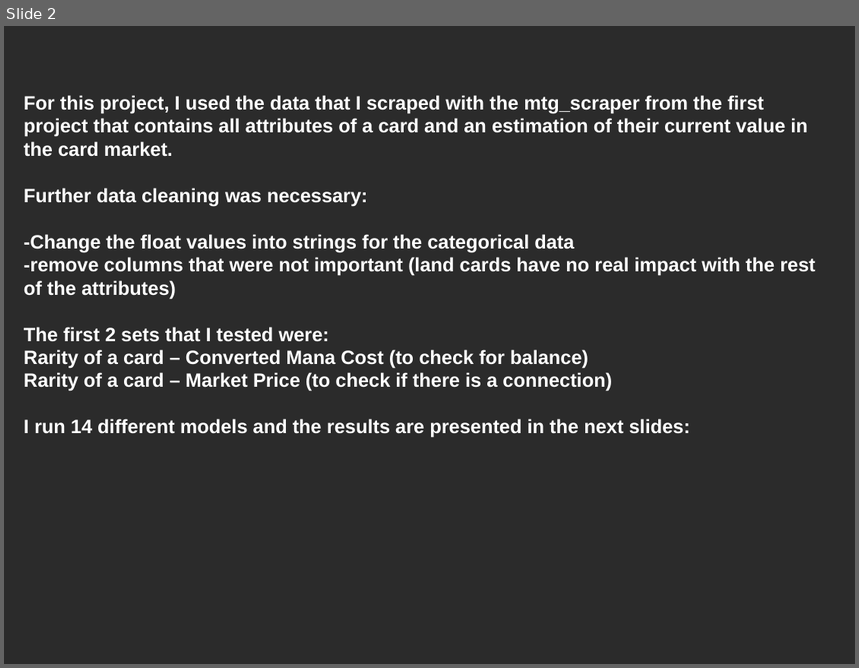
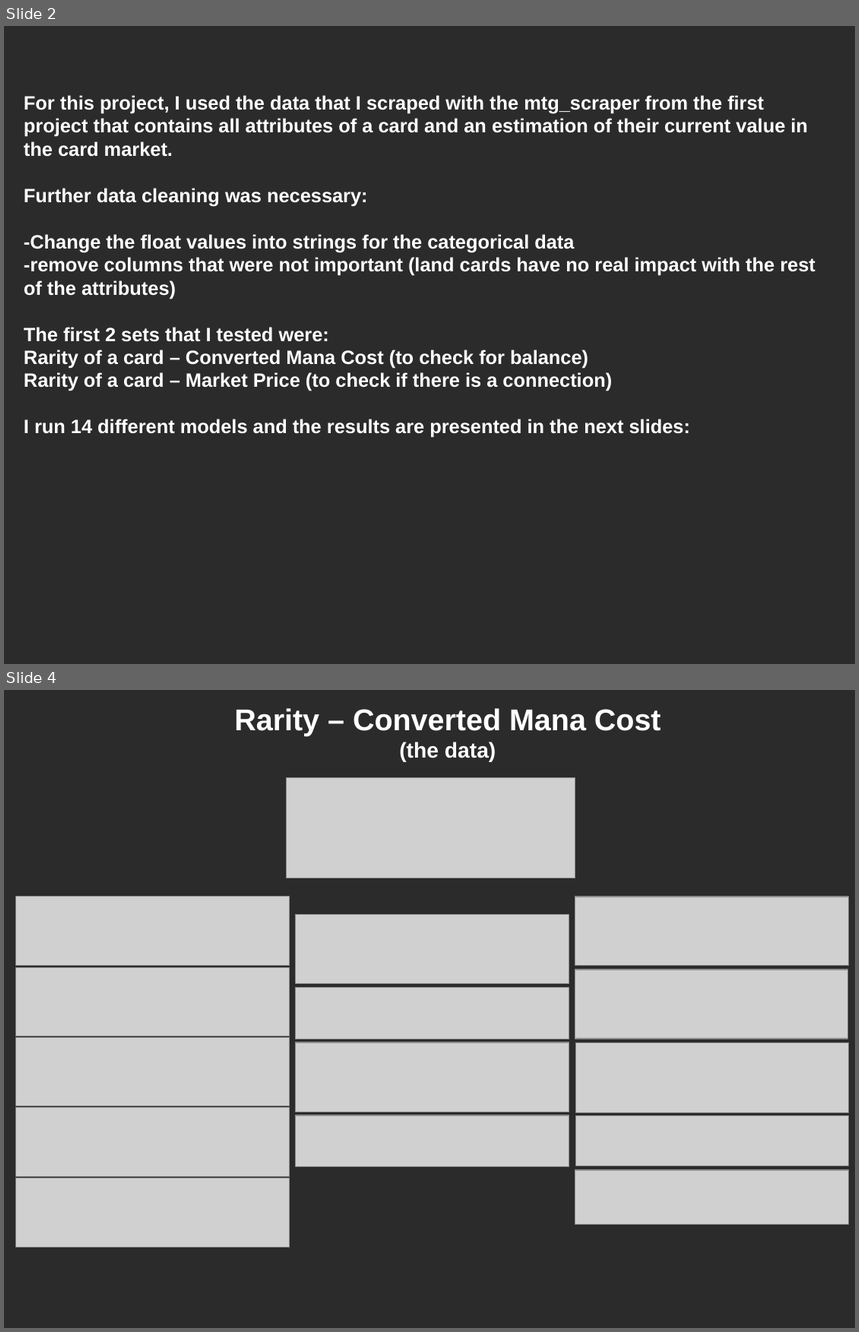
Before and after one commit to Spiros07/mtg_ml_models, a slide deck: presentation.odp. Shown one above the other, each under a label of ours: slide 2 before the commit, slides 2 and 4 after it; the slides between them are not shown. The pictures are 859x668 and 859x1332 pixels, drawn with LibreOffice and Linux fonts; fonts in the diff are those of the drawing; grey boxes stand for pictures; background and template pictures are left out; a plain dark background stands for a picture behind light text. Boxes give left, top, right and bottom in pixels: in the first picture for what was removed or moved away, otherwise in the second. Text is boxed around its words. In the diff, an @@ line names an element or a change of style, - is before the commit and + after.

```diff
--- a/presentation.odp
+++ b/presentation.odp
@@ slide 4 added at (x1=4, y1=690, x2=855, y2=1328), background picture (left out) @@
@@ text added at (x1=234, y1=708, x2=661, y2=762), 28 pt, text #FFFFFF, bold @@
+Rarity – Converted Mana Cost (the data)
@@ picture added at (x1=287, y1=778, x2=576, y2=878) @@
@@ picture added at (x1=16, y1=897, x2=290, y2=966) @@
@@ picture added at (x1=296, y1=915, x2=569, y2=983) @@
@@ picture added at (x1=576, y1=897, x2=849, y2=967) @@
@@ picture added at (x1=15, y1=968, x2=289, y2=1036) @@
@@ picture added at (x1=576, y1=970, x2=848, y2=1039) @@
@@ picture added at (x1=296, y1=988, x2=569, y2=1040) @@
@@ picture added at (x1=16, y1=1037, x2=290, y2=1106) @@
@@ picture added at (x1=296, y1=1043, x2=569, y2=1113) @@
@@ picture added at (x1=576, y1=1043, x2=850, y2=1113) @@
@@ picture added at (x1=16, y1=1108, x2=290, y2=1176) @@
@@ picture added at (x1=296, y1=1116, x2=569, y2=1167) @@
@@ picture added at (x1=576, y1=1116, x2=850, y2=1166) @@
@@ picture added at (x1=16, y1=1179, x2=290, y2=1248) @@
@@ picture added at (x1=576, y1=1170, x2=849, y2=1224) @@
```
Also in this commit, not shown: 1 other slide added, 2 slides removed, 2 other files.
